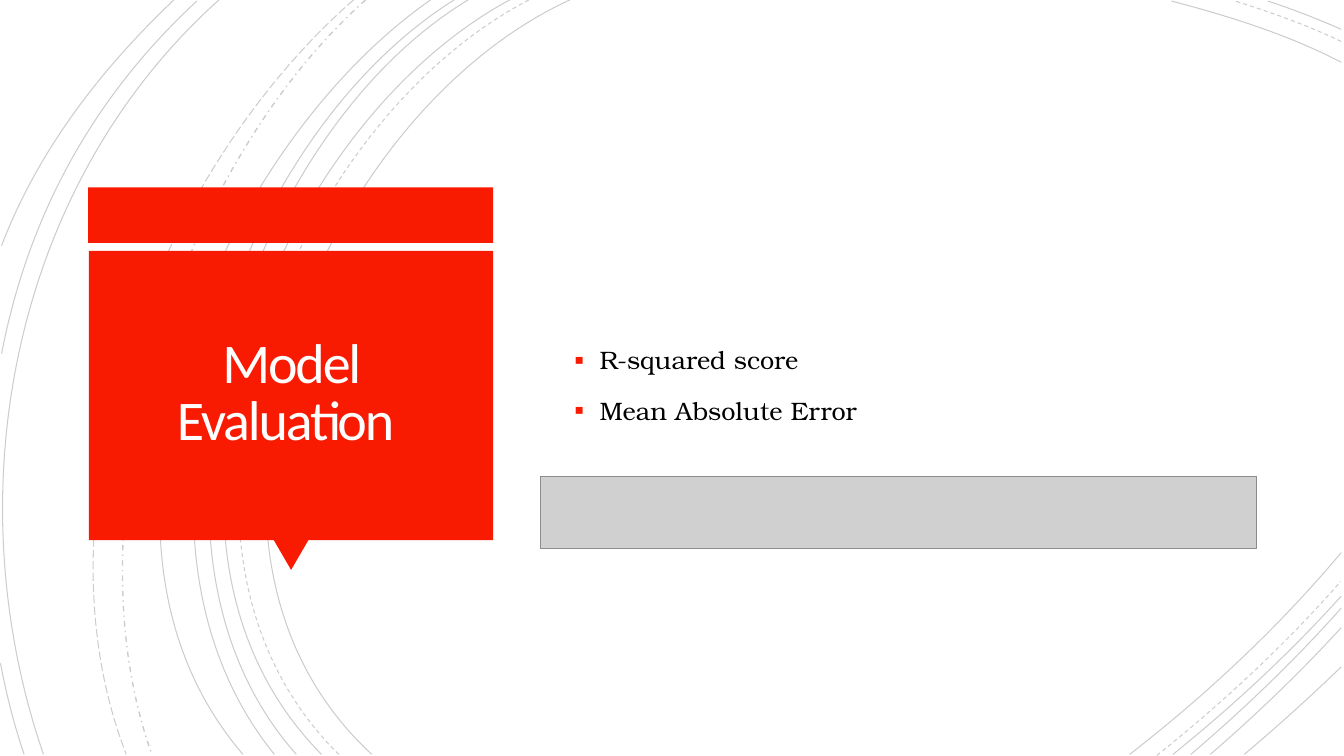
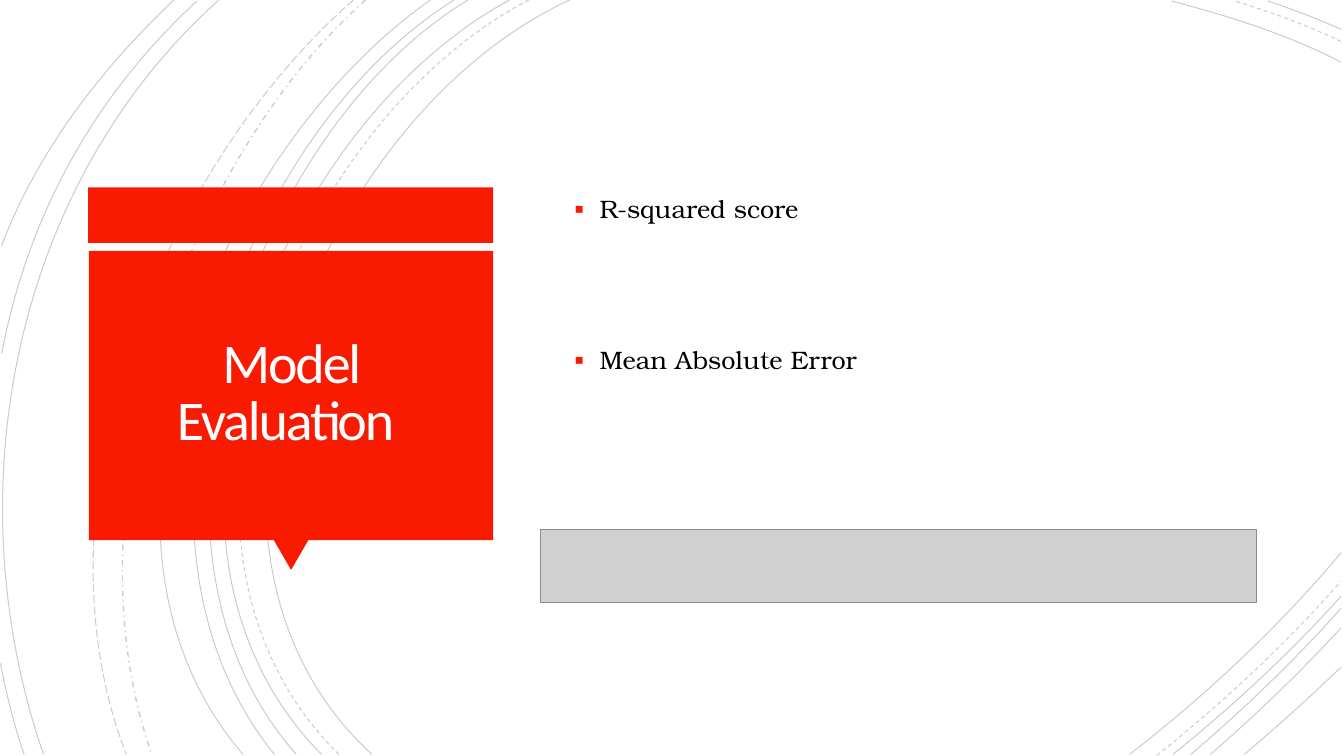
Before and after one commit to davepalazzo/Sentiment_Analysis_S-P_500, a slide deck: slide 10 of Economic_Forecasting.pptx. Drawn at 1344x756 pixels with LibreOffice and Linux fonts; fonts in the diff are those of the drawing; grey boxes stand for pictures. Boxes give left, top, right and bottom in pixels: in the first picture for what was removed or moved away, otherwise in the second. Text is boxed around its words. In the diff, an @@ line names an element or a change of style, - is before the commit and + after.

Commit message:
Updates

```diff
--- a/Economic_Forecasting.pptx
+++ b/Economic_Forecasting.pptx
@@ text "R-squared score" rewrapped from [600,351,857,421] to [600,200,857,370] @@
@@ picture: place and size @@
-picture at [540,477,1257,549]
+picture at [540,530,1257,603]
```
